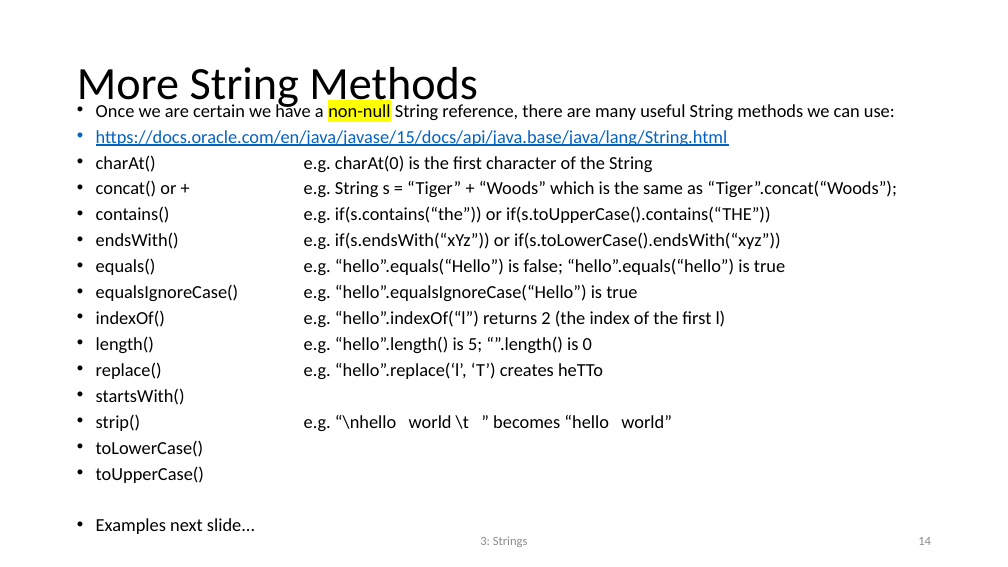
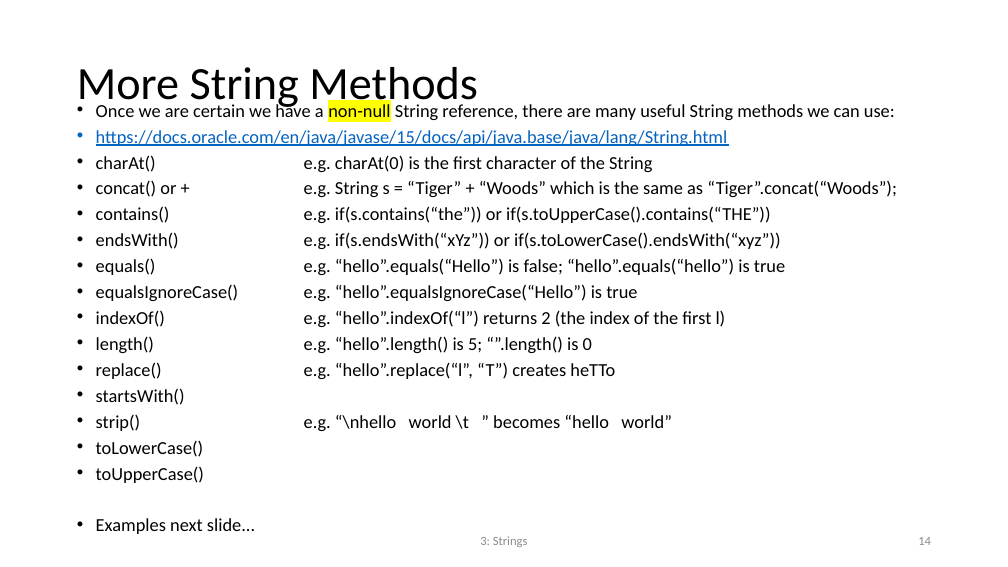
Before and after one commit to chriswu8/COMP2501, a slide deck: slide 14 of Lecture/2501Lesson03.pptx. Drawn at 1008x567 pixels with LibreOffice and Linux fonts; fonts in the diff are those of the drawing. Boxes give left, top, right and bottom in pixels: in the first picture for what was removed or moved away, otherwise in the second. Text is boxed around its words. In the diff, an @@ line names an element or a change of style, - is before the commit and + after.

```diff
--- a/Lecture/2501Lesson03.pptx
+++ b/Lecture/2501Lesson03.pptx
@@ text at <box>96,362,615,379</box>: text changed @@
-• replace() e.g. “hello”.replace(‘l’, ‘T’) creates heTTo
+• replace() e.g. “hello”.replace(“l”, “T”) creates heTTo
```
Also in this commit, not shown: 23 other files.
